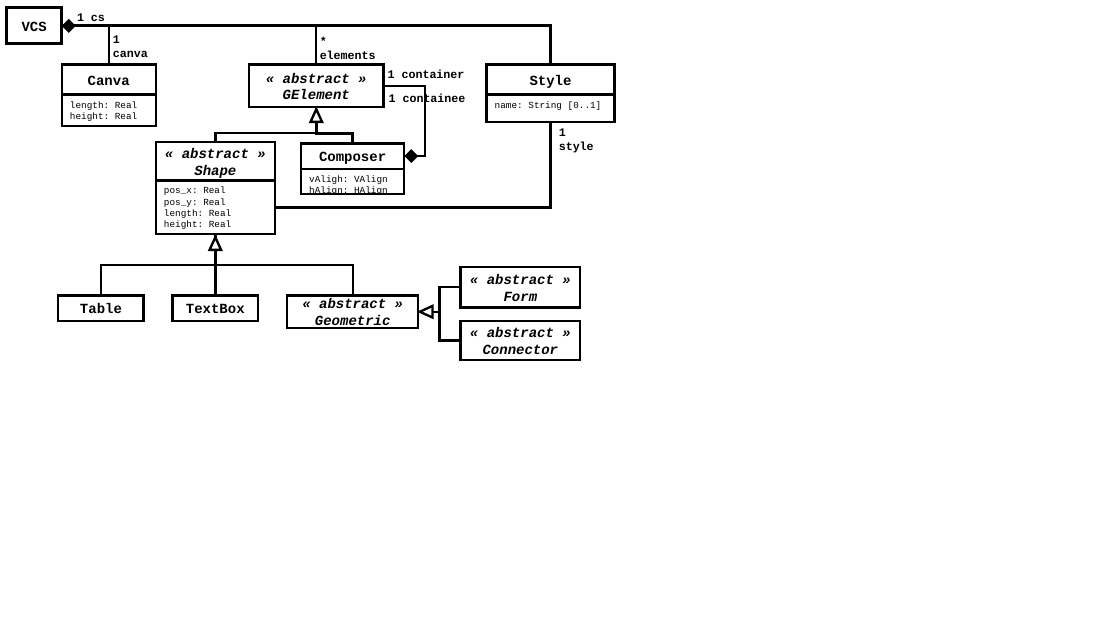
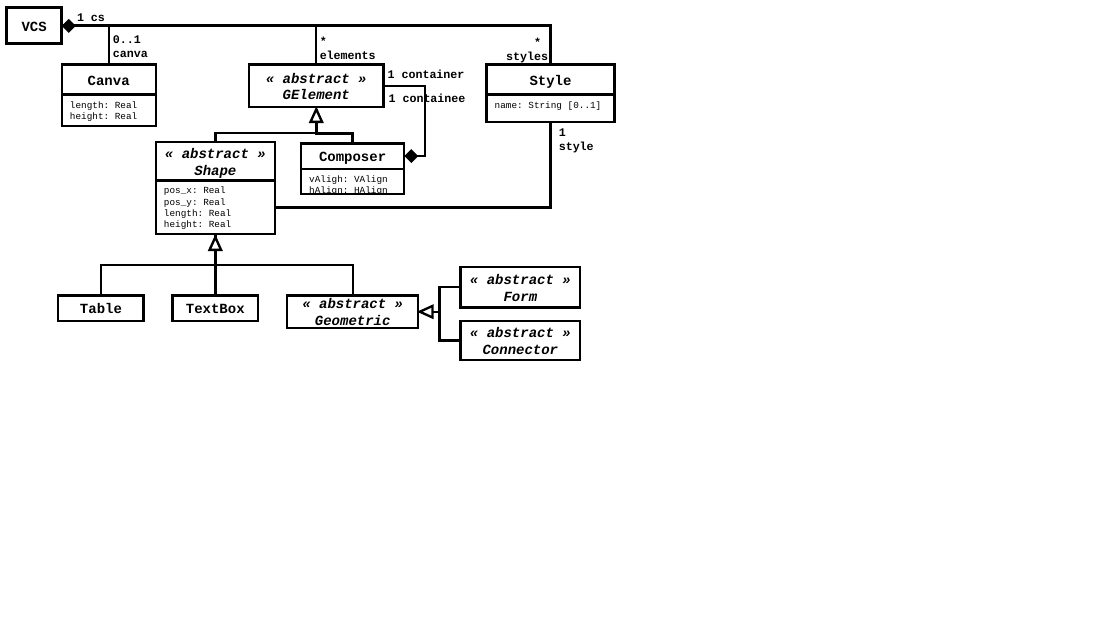
Before and after one commit to moussaamrani/2022.AniGraphL, a slide deck: slide 1 of img/VCS.pptx. Drawn at 1120x630 pixels with LibreOffice and Linux fonts; fonts in the diff are those of the drawing. Boxes give left, top, right and bottom in pixels: in the first picture for what was removed or moved away, otherwise in the second. Text is boxed around its words. In the diff, an @@ line names an element or a change of style, - is before the commit and + after.

```diff
--- a/img/VCS.pptx
+++ b/img/VCS.pptx
@@ text at (x1=113, y1=35, x2=141, y2=43): text changed @@
-1
+0..1
@@ text added at (x1=506, y1=52, x2=548, y2=64), 10 pt, text #000000, bold @@
+*
+styles
```
Also in this commit, not shown: 12 other files.
